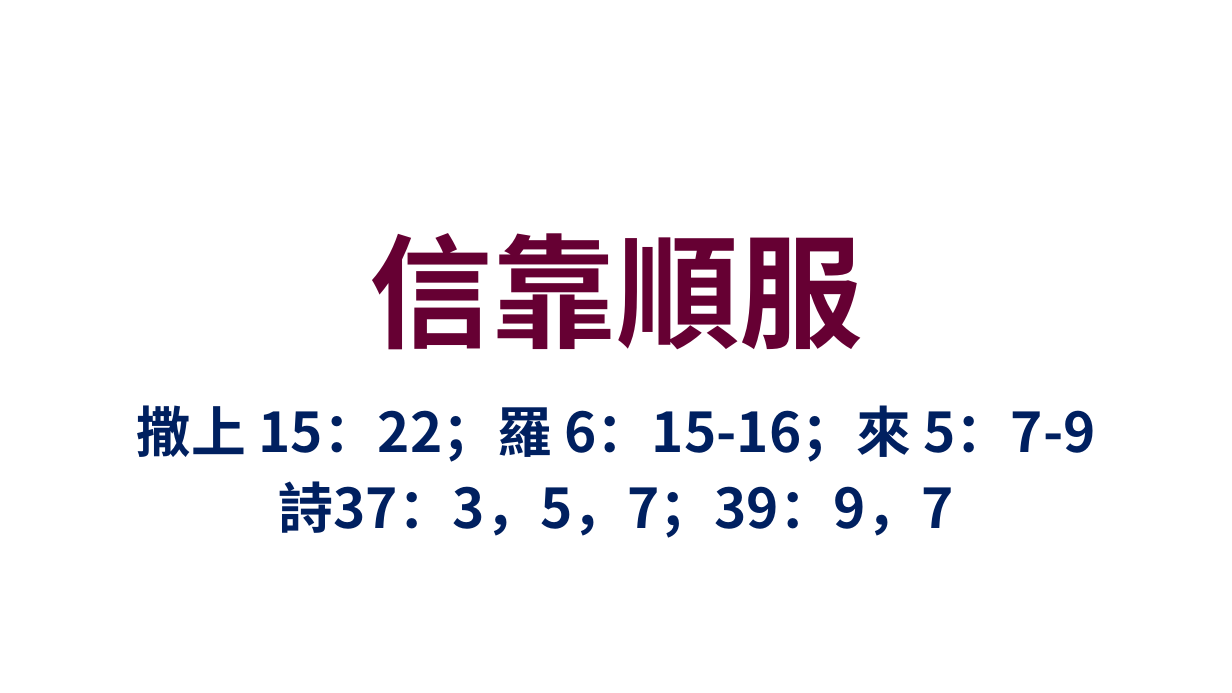
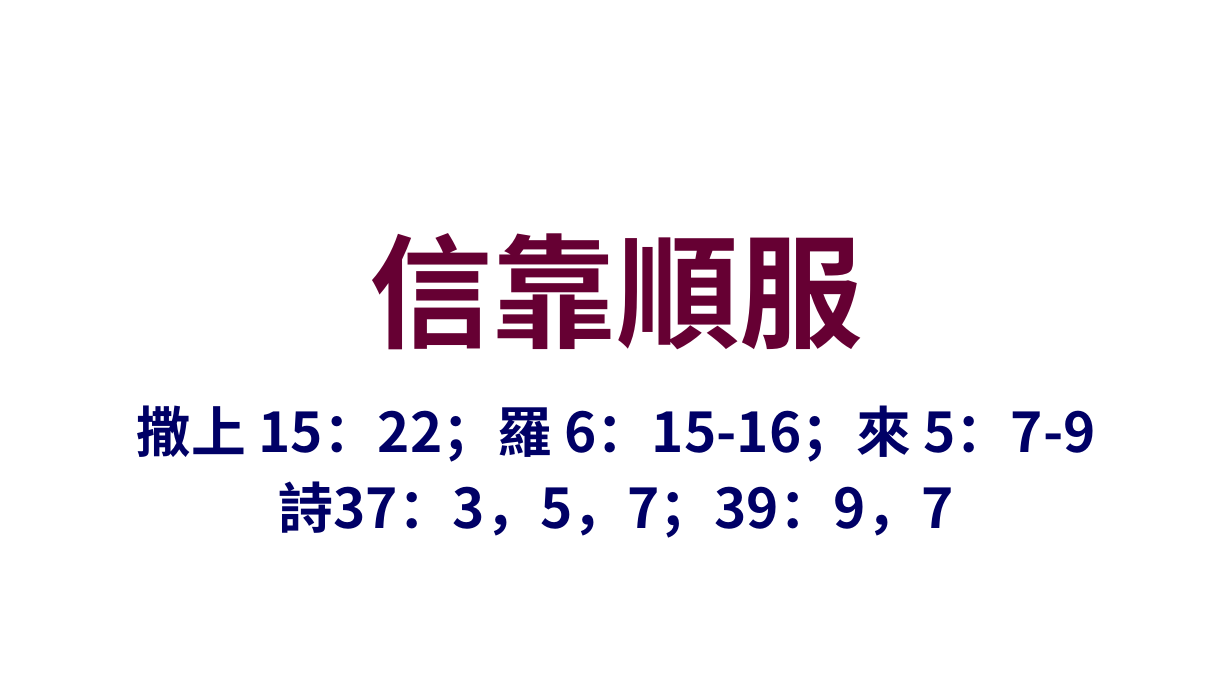
Before and after one commit to batisuoc/worship-resources, a slide deck: slide 1 of 65信靠順服.pptx. Drawn at 1232x693 pixels with LibreOffice and Linux fonts; fonts in the diff are those of the drawing; background and template pictures are left out. Boxes give left, top, right and bottom in pixels: in the first picture for what was removed or moved away, otherwise in the second. Text is boxed around its words. In the diff, an @@ line names an element or a change of style, - is before the commit and + after.

```diff
--- a/65信靠順服.pptx
+++ b/65信靠順服.pptx
@@ subtitle "撒上 15：22；羅 6：15-16；來 5：7-9" at [136,405,1096,538]: text colour #002060 to #000066 @@
```
Also in this commit, not shown: 6 other slides changed, 2 other files.
